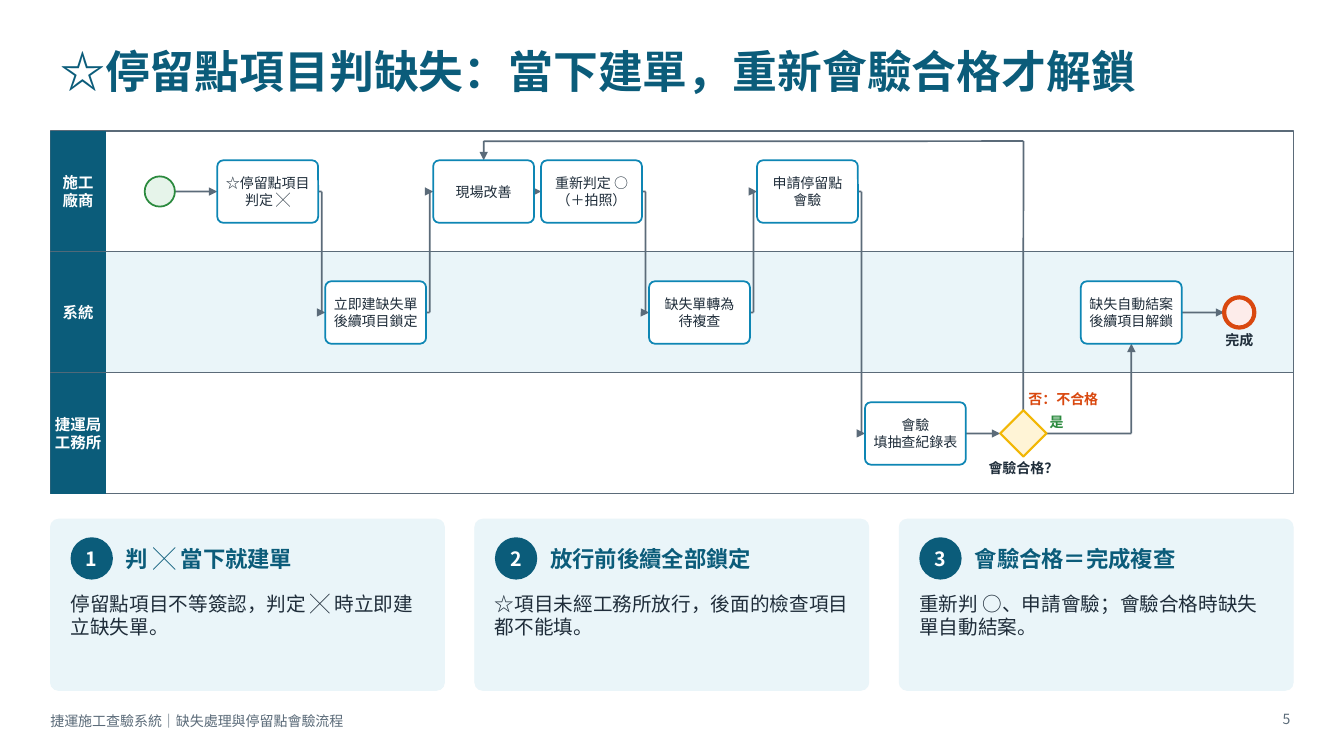
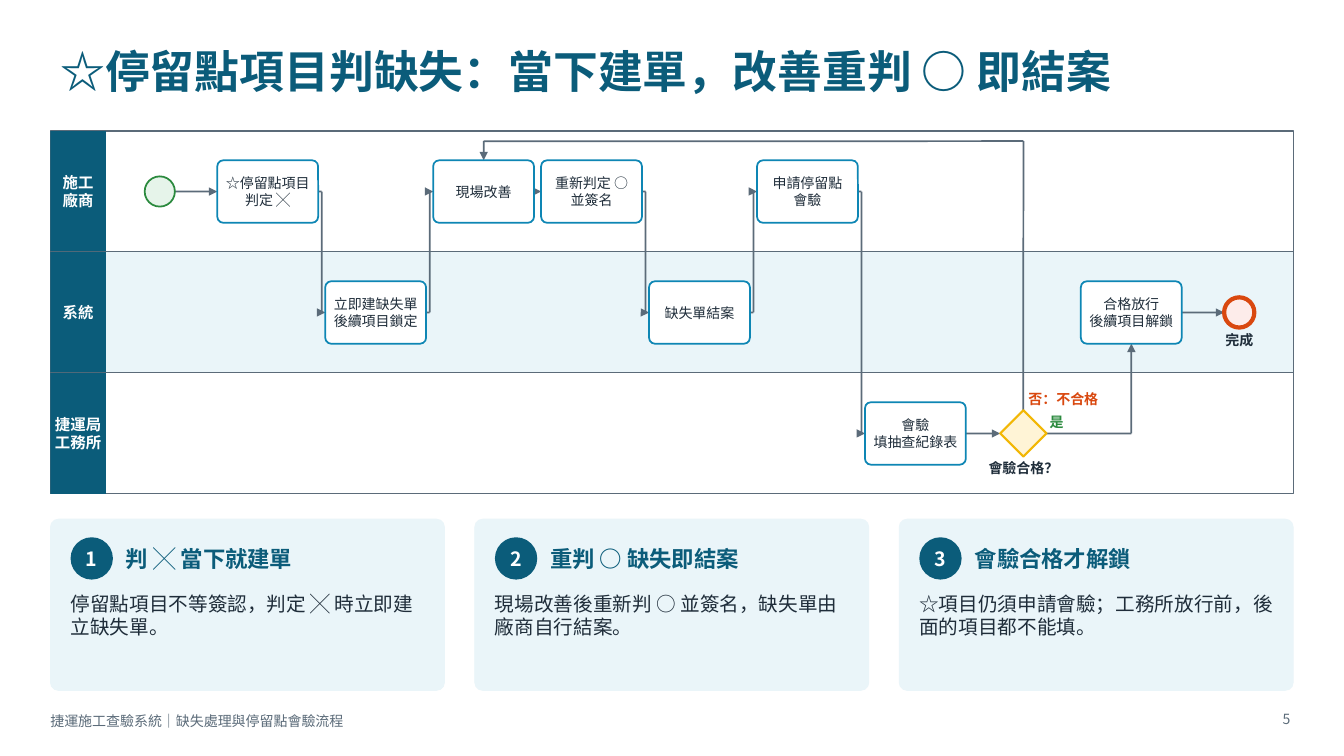
Before and after one commit to brianchou7310/MRT-Construction-QMS, a slide deck: slide 5 of 捷運施工查驗系統_缺失與停留點流程說明.pptx. Drawn at 1344x756 pixels with LibreOffice and Linux fonts; fonts in the diff are those of the drawing. Boxes give left, top, right and bottom in pixels: in the first picture for what was removed or moved away, otherwise in the second. Text is boxed around its words. In the diff, an @@ line names an element or a change of style, - is before the commit and + after.

```diff
--- a/捷運施工查驗系統_缺失與停留點流程說明.pptx
+++ b/捷運施工查驗系統_缺失與停留點流程說明.pptx
@@ title at bbox=[60, 49, 1111, 94]: text changed @@
-☆停留點項目判缺失：當下建單，重新會驗合格才解鎖
+☆停留點項目判缺失：當下建單，改善重判 ○ 即結案
@@ text in rounded rectangle at bbox=[571, 193, 613, 206]: text changed @@
-（＋拍照）
+並簽名
@@ text in rounded rectangle at bbox=[1103, 297, 1159, 310]: text changed @@
-缺失自動結案
+合格放行
@@ text in rounded rectangle at bbox=[665, 306, 735, 319]: text changed @@
-缺失單轉為
-待複查
+缺失單結案
@@ text at bbox=[550, 548, 739, 569]: text changed @@
-放行前後續全部鎖定
+重判 ○ 缺失即結案
@@ text at bbox=[975, 548, 1131, 569]: text changed @@
-會驗合格＝完成複查
+會驗合格才解鎖
@@ text at bbox=[495, 594, 837, 636]: text changed @@
-☆項目未經工務所放行，後面的檢查項目都不能填。
+現場改善後重新判 ○ 並簽名，缺失單由廠商自行結案。
@@ text at bbox=[919, 594, 1272, 636]: text changed @@
-重新判 ○、申請會驗；會驗合格時缺失單自動結案。
+☆項目仍須申請會驗；工務所放行前，後面的項目都不能填。
```
Also in this commit, not shown: 11 other slides changed, 1 other file.
